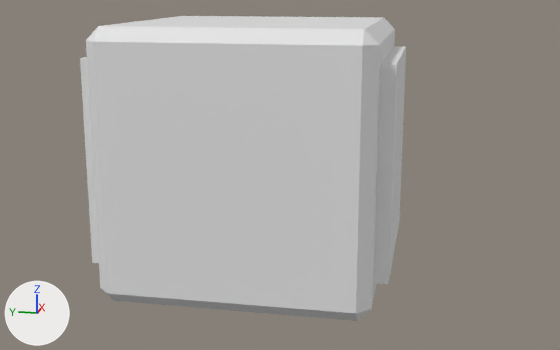
What one commit did to the Blender file Demens.blend.
The view is the same before and after, from a 50 mm camera at (-5.93, -1.36, 1.28) aimed at (-0.01, -0.18, -0.2). The axes (+X, +Y, +Z) are drawn at lower left. The lights are the same throughout.

The older version as bpy lines, for what is in view:
```python
me_cube = bpy.data.meshes.new('Cube')
me_cube.from_pydata(...)  # 68 vertices, 70 faces; spans x -1.0..1.1, y -1.11..1.12, z -1.0..1.0
me_cube.materials.append(mat_material)  # white #e7e7e7
ob_cube = bpy.data.objects.new('Cube', me_cube)
ob_cube.location = (0.0, 0.0, 0.0)
```
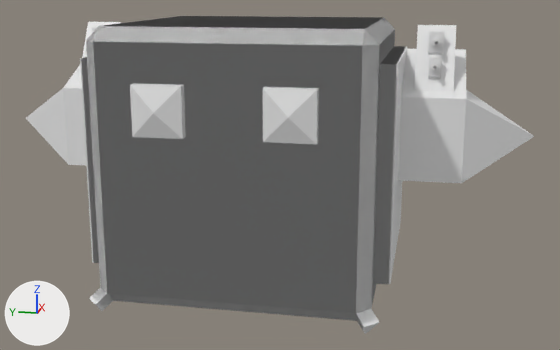
The change, as a diff of the scene's bpy script:
```diff
--- a/Demens.blend.py
+++ b/Demens.blend.py
@@ me_cube @@
 # used by ob_cube; location = (0.0, 0.0, 0.0)
-me_cube.from_pydata(...)  # 68 vertices, 70 faces; spans x -1.0..1.1, y -1.11..1.12, z -1.0..1.0
+me_cube.from_pydata(...)  # 723 vertices, 667 faces; spans x -1.12..1.1, y -1.11..2.13, z -1.06..1.0
+# me_cube part 1: a new loose piece of 256 vertices spanning x -0.01..0.09, y 1.31..1.39, z 0.82..0.9, in mat_material (white #e7e7e7)
+# me_cube part 2: a new loose piece of 256 vertices spanning x -0.09..-0.01, y 1.32..1.39, z 0.65..0.72, in mat_material (white #e7e7e7)
+# me_cube part 3
+# 2 vertices are removed from x -1.0, y -0.77..0.77, z 0.77
+# 66 faces are deleted
+# 2 vertices move from x -1.0, y -0.77..0.77, z -0.77 to x -1.06..-1.05, y -0.95..0.97, z -0.97..-0.95
+# 61 vertices are added at x -1.12..1.06, y -1.06..2.13, z -1.06..0.97
+# 20 new vertices lie (0.0, 0.0, -0.77) away from vertices in x -0.77..1.1, y -1.11..1.12, z 0.77
+# 17 new vertices lie (-0.77, 0.0, 0.0) away from vertices in x 0.77, y -1.11..1.12, z -0.77..0.77
+# 8 new vertices lie (-0.9, 0.0, 0.0) away from vertices in x 0.9, y -1.0..1.0, z -1.0..1.0
+# 10 new vertices lie (0.0, -0.9, 0.0) away from vertices in x -1.0..1.0, y 0.9, z -1.0..1.0
+# 9 new vertices lie (0.0, 0.0, -0.9) away from vertices in x -1.0..1.0, y -1.0..1.0, z 0.9
+# 5 new vertices lie (0.0, -0.77, 0.0) away from vertices in x 1.0..1.1, y 0.77, z -0.77..0.77
+# 9 new vertices lie (0.0, 0.47, 0.0) away from vertices in x -0.12..0.52, y 1.12, z -0.18..0.77
+# 6 new vertices lie (0.0, 0.09, 0.0) away from vertices in x -0.01..0.2, y 1.12..1.5, z 0.59..0.75
+# 211 new faces join them
 me_cube.materials.append(mat_material)
@@ ob_cube @@
 ob_cube.location = (0.0, 0.0, 0.0)
+_m = ob_cube.modifiers.new('Mirror', 'MIRROR')
+_m.use_axis = (False, True, False)
+_m.use_clip = True
```

Pixel boxes (x1, y1, x2, y2) of what changed, in the pictures (560 x 350 px):
'Cube', reshaped, modifiers changed (56% wider)
    before: (80, 16, 406, 321)
    after: (26, 16, 534, 334)
part 1 of me_cube, added
    after: (431, 36, 442, 47)
part 2 of me_cube, added
    after: (430, 61, 440, 71)
part 3 of me_cube, built on
    before: (80, 16, 406, 321)
    after: (26, 16, 534, 334)
